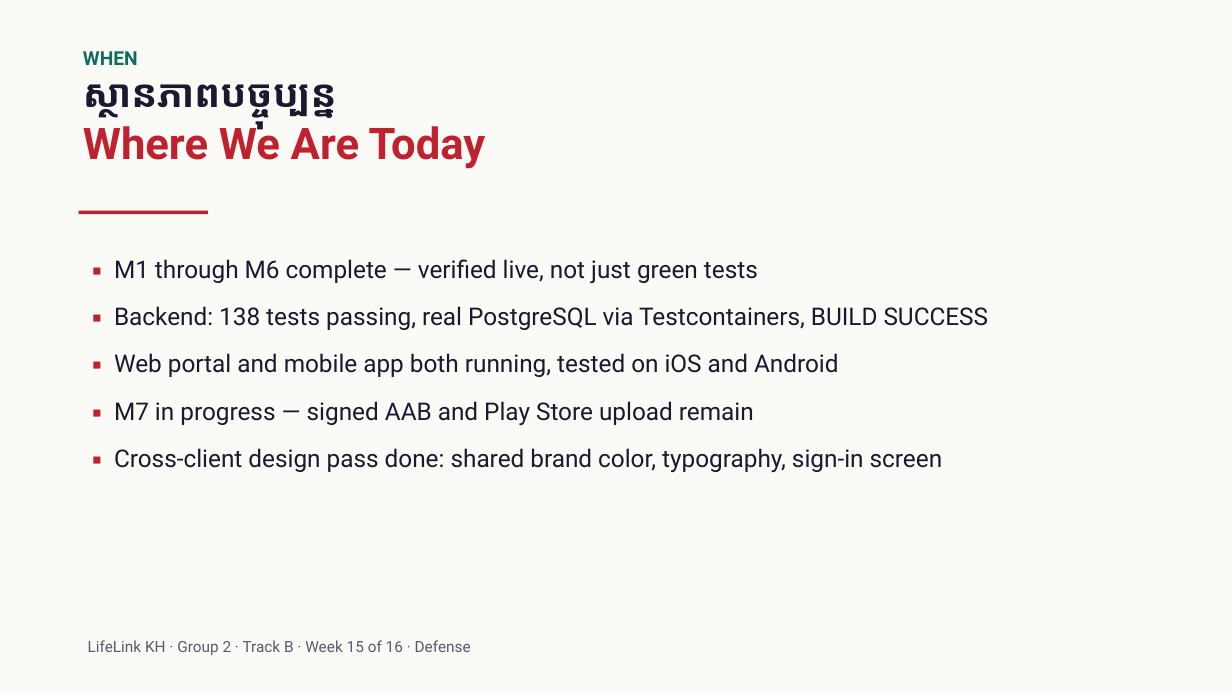
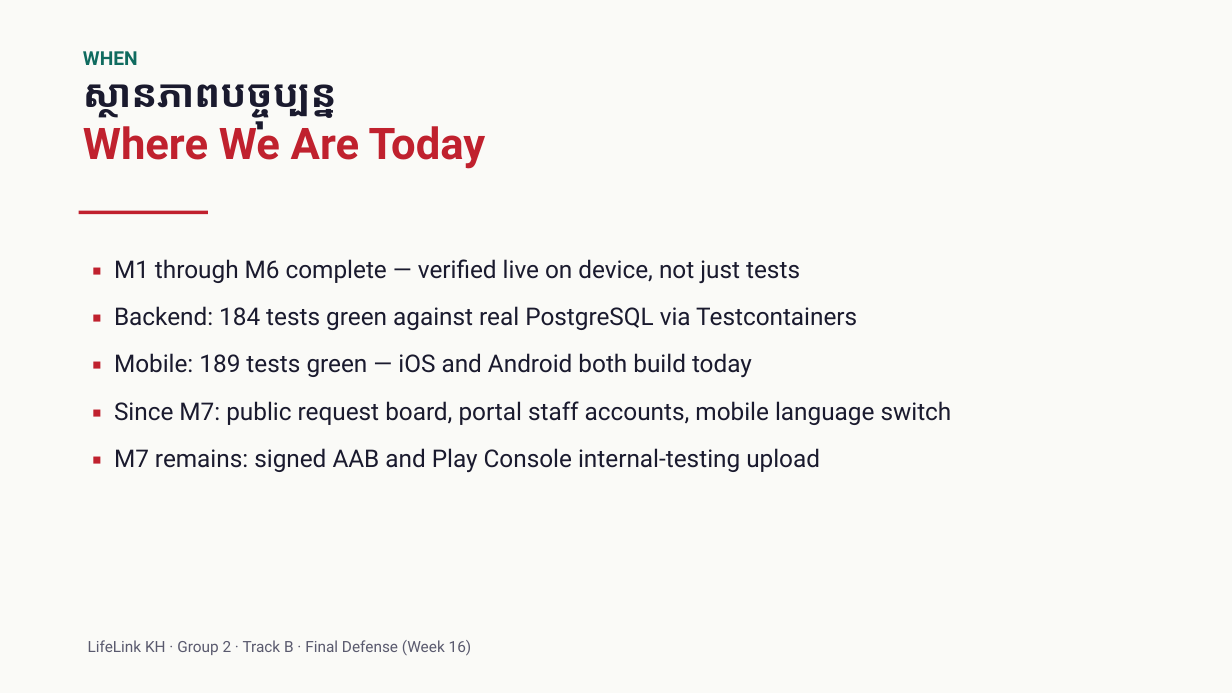
Before and after one commit to NemSothea/LifeLinkKh, a slide deck: slide 12 of docs/po/presentations/LifeLinkKH-v2.pptx (slide 10 before the commit). Drawn at 1232x693 pixels with LibreOffice and Linux fonts; fonts in the diff are those of the drawing. Boxes give left, top, right and bottom in pixels: in the first picture for what was removed or moved away, otherwise in the second. Text is boxed around its words. In the diff, an @@ line names an element or a change of style, - is before the commit and + after.

```diff
--- a/docs/po/presentations/LifeLinkKH-v2.pptx
+++ b/docs/po/presentations/LifeLinkKH-v2.pptx
@@ text at [114, 259, 952, 472]: text changed @@
-▪ M1 through M6 complete — verified live, not just green tests
-▪ Backend: 138 tests passing, real PostgreSQL via Testcontainers, BUILD SUCCESS
-▪ Web portal and mobile app both running, tested on iOS and Android
-▪ M7 in progress — signed AAB and Play Store upload remain
-▪ Cross-client design pass done: shared brand color, typography, sign-in screen
+▪ M1 through M6 complete — verified live on device, not just tests
+▪ Backend: 184 tests green against real PostgreSQL via Testcontainers
+▪ Mobile: 189 tests green — iOS and Android both build today
+▪ Since M7: public request board, portal staff accounts, mobile language switch
+▪ M7 remains: signed AAB and Play Console internal-testing upload
@@ text at [88, 640, 472, 655]: text changed @@
-LifeLink KH · Group 2 · Track B · Week 15 of 16 · Defense
+LifeLink KH · Group 2 · Track B · Final Defense (Week 16)
```
Also in this commit, not shown: 11 other slides changed, 2 slides added, 2 other files.
